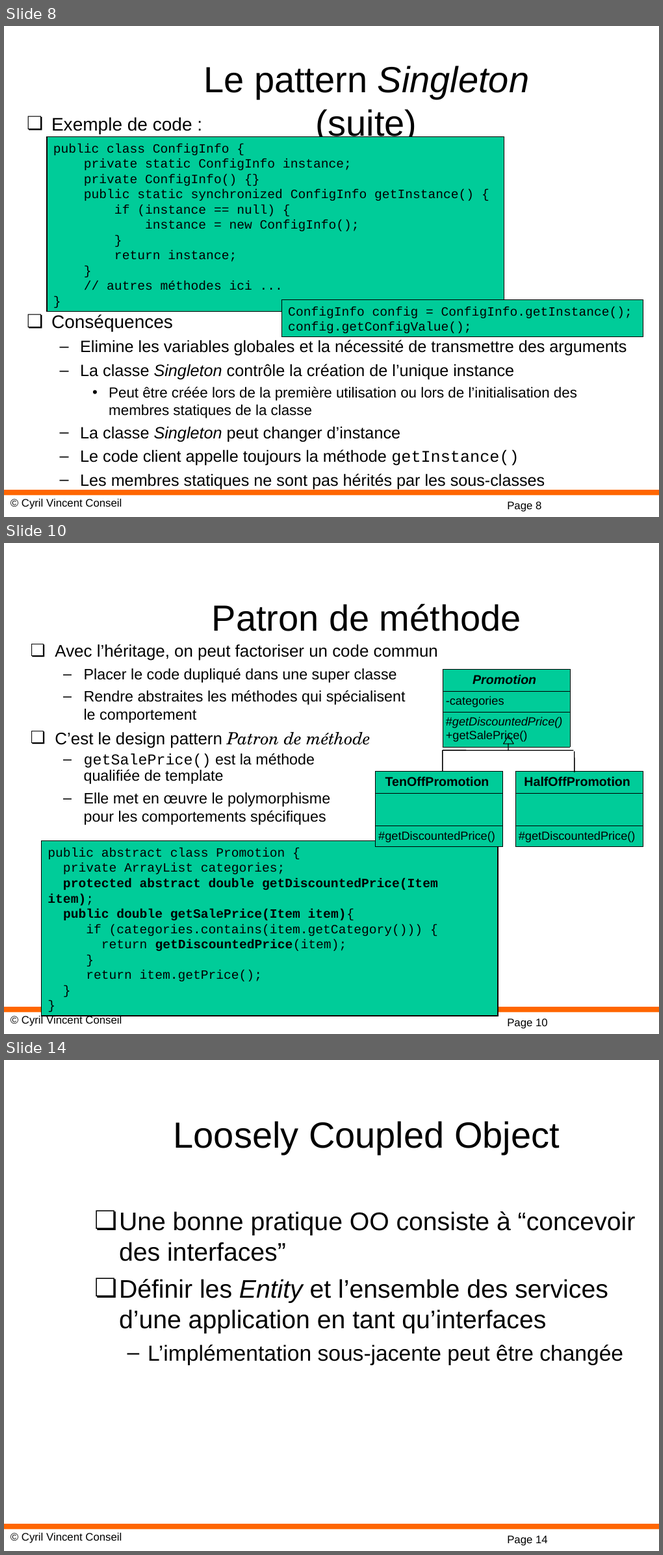
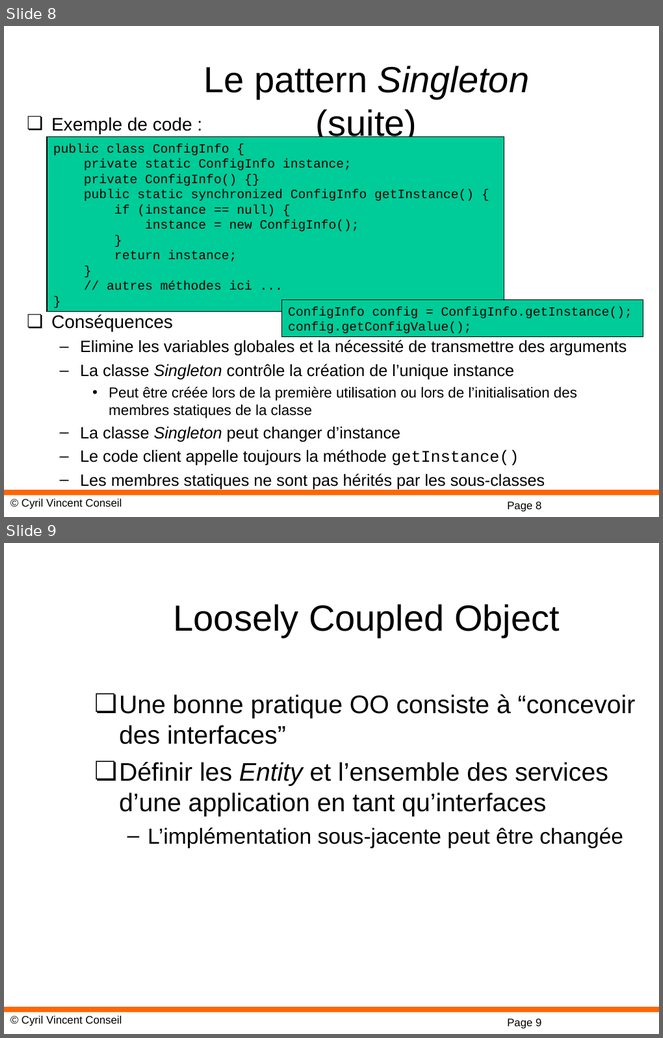
Before and after one commit to cyrilvincent/spring, a slide deck: ppt/02-DesignPattern.ppt. Shown one above the other, each under a label of ours: slides 8, 10 and 14 before the commit, slides 8 and 9 after it; the slides between them are not shown. The pictures are 663x1555 and 663x1038 pixels, drawn with LibreOffice and Linux fonts; fonts in the diff are those of the drawing; background and template pictures are left out. Boxes give left, top, right and bottom in pixels: in the first picture for what was removed or moved away, otherwise in the second. Text is boxed around its words. In the diff, an @@ line names an element or a change of style, - is before the commit and + after.

```diff
--- a/ppt/02-DesignPattern.ppt
+++ b/ppt/02-DesignPattern.ppt
@@ slide 10 removed at bbox=[4, 543, 659, 1034], background #FFFFFF; not listed: 3 template elements that a slide beside it also shows @@
@@ title removed at bbox=[212, 603, 521, 631] @@
-Patron de méthode
@@ text removed at bbox=[55, 644, 438, 825] @@
-❏ Avec l’héritage, on peut factoriser un code commun
-  – Placer le code dupliqué dans une super classe
-  – Rendre abstraites les méthodes qui spécialisent
-    le comportement
-❏ C’est le design pattern Patron de méthode
-  – getSalePrice() est la méthode
-    qualifiée de template
-  – Elle met en œuvre le polymorphisme
-    pour les comportements spécifiques
@@ table removed at bbox=[442, 670, 570, 745], 3 rows, 1 columns @@
-Promotion
--categories
-#getDiscountedPrice() / +getSalePrice()
@@ freeform shape removed at bbox=[493, 715, 503, 723] @@
@@ freeform shape removed at bbox=[493, 715, 503, 723] @@
@@ freeform shape removed at bbox=[504, 735, 514, 744] @@
@@ line removed from (442, 751) to (573, 751) @@
@@ line removed from (442, 751) to (442, 772) @@
@@ line removed from (508, 743) to (508, 751) @@
@@ line removed from (575, 752) to (575, 772) @@
@@ table removed at bbox=[376, 772, 503, 845], 3 rows, 1 columns @@
-TenOffPromotion
-
-#getDiscountedPrice()
@@ table removed at bbox=[516, 772, 643, 845], 3 rows, 1 columns @@
-HalfOffPromotion
-
-#getDiscountedPrice()
@@ rectangle removed at bbox=[41, 841, 498, 1016] @@
-public abstract class Promotion {
-private ArrayList categories;
-protected abstract double getDiscountedPrice(Item item);
-public double getSalePrice(Item item){
-if (categories.contains(item.getCategory())) {
-return getDiscountedPrice(item);
-}
-return item.getPrice();
-}
-}
@@ what was slide 14 is now slide 9 @@
@@ page number at bbox=[507, 1019, 542, 1029]: text changed @@
-Page 14
+Page 9
```
Also in this commit, not shown: 3 slides added, 6 other slides removed, 28 other files.
